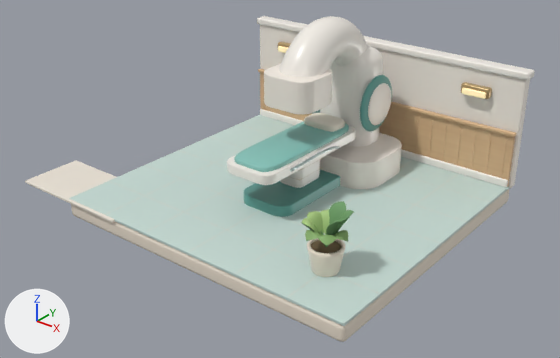
A saved change to the Blender file art/source/treatment-annex.blend.
Rendered twice from a 50 mm lens placed at (17.74, -13.09, 6.46), pointed at (9.86, -3.24, 0.35). The lights are fixed; the arrows at lower left show +X, +Y and +Z. The picture after the commit comes second.

Before the edit, the objects in view are built like this:
```python
me_cube_1491 = bpy.data.meshes.new('Cube.1491')
me_cube_1491.from_pydata(...)  # 13009 vertices, 12566 faces; spans x -4.25..3.08, y -2.8..2.89, z -0.16..3.24
me_cube_1491.materials.append(mat_cream)  # pale yellow #e9dece
me_cube_1491.materials.append(mat_mint)  # pale green #c7dcd5
me_cube_1491.materials.append(mat_grout)  # light grey #ddd8cd
me_cube_1491.materials.append(mat_ivory)  # white #f4ece2
me_cube_1491.materials.append(mat_honey_oak)  # picture img_honey_oak_surface
me_cube_1491.materials.append(mat_white)  # white #f6f1e9
me_cube_1491.materials.append(mat_gold)  # brown #bca071
me_cube_1491.materials.append(mat_lamp)  # beige #ffe7b4, glowing beige #ffe7b4
me_cube_1491.materials.append(mat_darkmint)  # cyan #5c9e95
me_cube_1491.materials.append(mat_teal)  # cyan #86c5bb
me_cube_1491.materials.append(mat_warm_linen)  # picture img_warm_linen_surface
me_cube_1491.materials.append(mat_metal)  # light grey #b7c5c3
me_cube_1491.materials.append(mat_pot)  # pale yellow #f0e4d2
me_cube_1491.materials.append(mat_soil)  # brown #746346
me_cube_1491.materials.append(mat_leafdark)  # green #6b9b64
me_cube_1491.materials.append(mat_green)  # green #85ac68
me_cube_1491.materials.append(mat_leaf)  # green #a7c77e
me_cube_1491.materials.append(mat_floor)  # white #eee6d9
ob_treatment_annex = bpy.data.objects.new('treatment-annex', me_cube_1491)
ob_treatment_annex.location = (10.0, -3.0, -0.16)
```
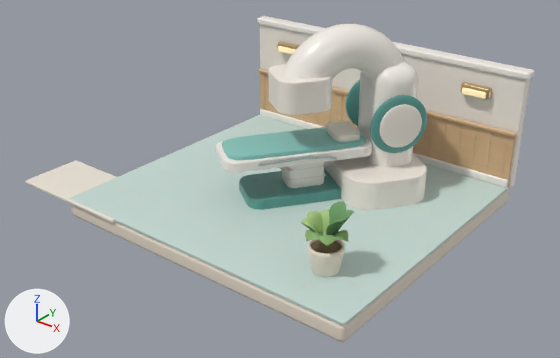
What differs and where, as boxes (x1, y1, x2, y2) in the pictures (560 x 358 px; the box of a moved part takes in the faces that stretch with it):
part 1 of me_cube_1491, moved or reshaped: before (244, 170, 340, 217); after (239, 168, 341, 210)
part 2 of me_cube_1491, moved or reshaped: before (280, 160, 320, 188); after (282, 162, 324, 188)
part 3 of me_cube_1491, moved or reshaped: before (288, 166, 323, 181); after (280, 168, 326, 181)
part 4 of me_cube_1491, moved or reshaped: before (299, 158, 322, 171); after (286, 163, 326, 171)
part 5 of me_cube_1491, moved or reshaped: before (227, 126, 356, 185); after (216, 129, 372, 173)
part 6 of me_cube_1491, moved or reshaped: before (234, 121, 349, 172); after (222, 127, 366, 160)
part 7 of me_cube_1491, moved or reshaped: before (304, 113, 345, 132); after (326, 121, 360, 142)
part 8 of me_cube_1491, moved or reshaped: before (291, 146, 340, 171); after (259, 155, 337, 166)
part 9 of me_cube_1491, moved or reshaped: before (320, 133, 402, 189); after (324, 154, 427, 210)
part 10 of me_cube_1491, moved or reshaped: before (320, 46, 383, 147); after (358, 62, 418, 167)
part 11 of me_cube_1491, moved or reshaped (mostly hidden before): before (312, 110, 320, 114); after (345, 80, 360, 126)
part 12 of me_cube_1491, moved or reshaped: before (360, 75, 392, 132); after (370, 95, 427, 153)
part 13 of me_cube_1491, moved or reshaped: before (368, 83, 391, 125); after (379, 104, 422, 148)
part 14 of me_cube_1491, moved or reshaped: before (279, 16, 368, 77); after (283, 24, 405, 79)
part 15 of me_cube_1491, moved or reshaped: before (264, 64, 332, 114); after (268, 64, 332, 115)

The change, as a diff of the scene's bpy script:
```diff
--- a/art/source/treatment-annex.blend.py
+++ b/art/source/treatment-annex.blend.py
@@ me_cube_1491 @@
 me_cube_1491.from_pydata(...)  # 13009 vertices, 12566 faces; spans x -4.25..3.08, y -2.8..2.89, z -0.16..3.24
 # used by ob_treatment_annex; location = (10.0, -3.0, -0.16)
+# me_cube_1491 part 1: the loose piece of 288 vertices spanning x -0.52..0.52, y -0.95..0.95, z 0.17..0.41 is turned -35 degrees about the z axis through its middle
+# me_cube_1491 part 2: the loose piece of 152 vertices spanning x -0.26..0.26, y -0.18..0.52, z 0.3..1.06 is turned -35 degrees about the z axis through the mesh origin
+# me_cube_1491 part 3: the loose piece of 152 vertices spanning x -0.26..0.26, y -0.18..0.52, z 0.57..0.59 is turned -35 degrees about the z axis through the mesh origin
+# me_cube_1491 part 4: the loose piece of 152 vertices spanning x -0.26..0.26, y -0.18..0.52, z 0.76..0.78 is turned -35 degrees about the z axis through the mesh origin
+# me_cube_1491 part 5: the loose piece of 288 vertices spanning x -0.51..0.51, y -1.36..1.36, z 0.97..1.15 is turned -35 degrees about the z axis through its middle
+# me_cube_1491 part 6: the loose piece of 610 vertices spanning x -0.44..0.44, y -1.27..1.27, z 1.1..1.25 is turned -35 degrees about the z axis through its middle
+# me_cube_1491 part 7: the loose piece of 610 vertices spanning x -0.36..0.36, y 0.67..1.15, z 1.19..1.37 is turned -35 degrees about the z axis through the mesh origin
+# me_cube_1491 part 8: the loose piece of 56 vertices spanning x 0.53..0.57, y -0.8..0.61, z 1.01..1.14 is turned -35 degrees about the z axis through the mesh origin
+# me_cube_1491 part 9: the loose piece of 288 vertices spanning x -1.1..1.1, y 0.72..2.28, z 0.18..0.74 is turned -35 degrees about the z axis through the mesh origin
+# me_cube_1491 part 10: the loose piece of 152 vertices spanning x -0.57..0.57, y 1.34..2.16, z 0.46..2.56 is turned -35 degrees about the z axis through the mesh origin
+# me_cube_1491 part 11: the loose piece of 610 vertices spanning x -0.68..-0.53, y 1.18..2.26, z 1.02..2.1 is turned -35 degrees about the z axis through the mesh origin
+# me_cube_1491 part 12: the loose piece of 610 vertices spanning x 0.53..0.68, y 1.18..2.26, z 1.02..2.1 is turned -35 degrees about the z axis through the mesh origin
+# me_cube_1491 part 13: the loose piece of 610 vertices spanning x 0.64..0.72, y 1.32..2.12, z 1.16..1.96 is turned -35 degrees about the z axis through the mesh origin
+# me_cube_1491 part 14: the loose piece of 800 vertices spanning x -0.42..0.42, y -0.33..2.13, z 1.89..3.24 is turned -35 degrees about the z axis through the mesh origin
+# me_cube_1491 part 15: the loose piece of 288 vertices spanning x -0.52..0.52, y -0.39..0.58, z 1.9..2.48 is turned -35 degrees about the z axis through the mesh origin
 me_cube_1491.materials.append(mat_cream)
```
